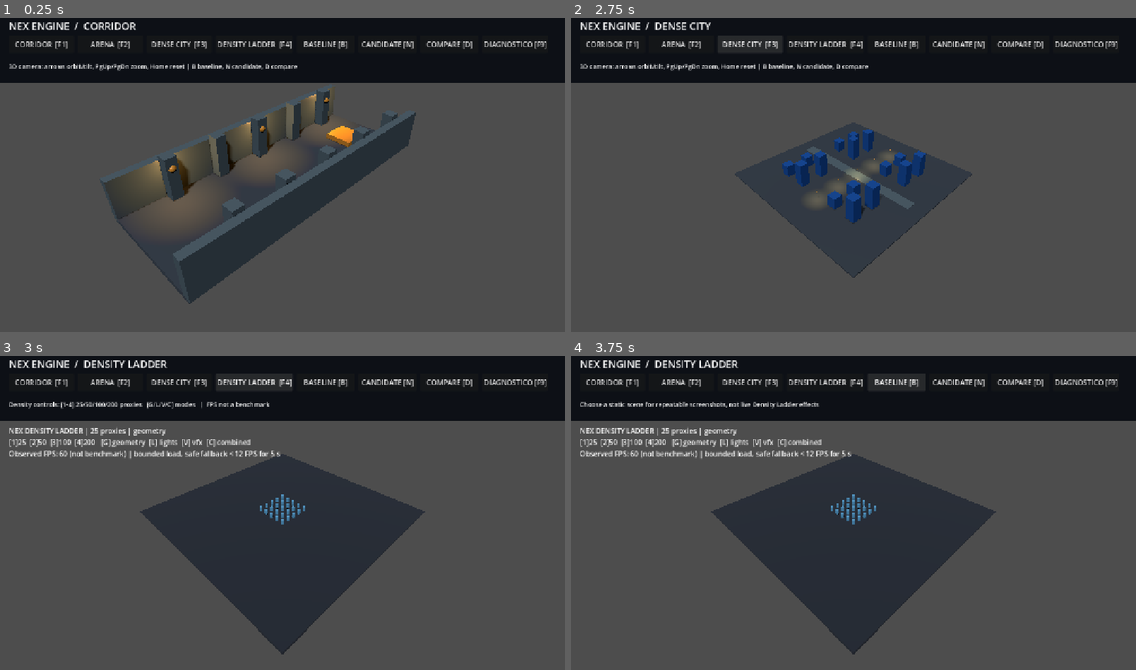
Above: before the commit, frames 1-4 (two rows, left to right).
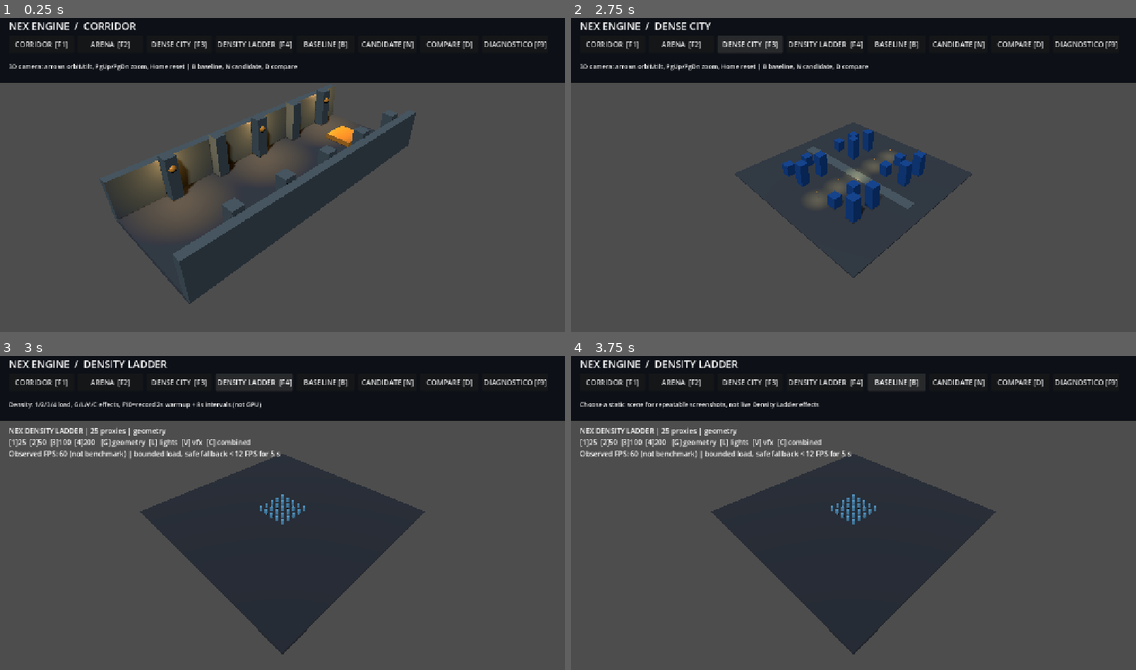
Above: after the commit, the same moments.

Repository: KayzenRoot/nex-engine
Game: Godot game, scene res://main.tscn
The game is run twice, just before and just after one commit, with the same random seed, the same clock (stepped at 60 frames per second) and the same inputs.
Inputs:
- Up to frame 1 (0.25 s): no input
- Up to frame 2 (2.75 s): click "CORRIDOR [F1]" at 0.5 s; click "ARENA [F2]" at 1.25 s; click "DENSE CITY [F3]" at 2 s
- Up to frame 3 (3 s): click "DENSITY LADDER [F4]" at 2.75 s
- Up to frame 4 (3.75 s): click "BASELINE [B]" at 3.5 s

Frames 1-2 are identical in both runs. In frame 3, 0.5% of the frame differs, in the area x 5-48%, y 14-17%; in frame 4, nothing differs.

Commit message:
feat(nex): record bounded F10 density loop-frame observations to JSON (#6)
2s warmup, 8s real process delta samples, p50/p95/p99, renderer/VSync/load context. Cancel on workload changes; synthetic CI verifies math without fabricating hardware reports.

Diff:
--- a/nex_bench/hub.gd
+++ b/nex_bench/hub.gd
@@ -11,6 +11,12 @@
 const DENSITY_SCRIPT := "res://stress/density_ladder.gd"
 const CAPTURE_ROOT := "user://visual_truth"
 const PIXEL_TOLERANCE := 2
+const OBS_DIR := "user://frame_observations"
+const OBS_WARMUP := 2.0
+const OBS_DURATION := 8.0
+const OBS_MIN_FRAMES := 60
+const OBS_MAX_FRAMES := 1500
+const OBS_MODES := ["geometry", "lights", "vfx", "combined"]
 
 @onready var world_root: Node3D = $WorldRoot
 @onready var title_label: Label = $HUD/Title
@@ -24,6 +30,11 @@
 var diagnostics_elapsed := 0.0
 var camera_home_position := Vector3.ZERO
 var camera_home_rotation := Vector3.ZERO
+var observation_active := false
+var observation_elapsed := 0.0
+var observation_frames: Array[float] = []
+var observation_proxies := 0
+var observation_mode := 0
 
 func _ready() -> void:
     DisplayServer.window_set_title("NEX Engine | Visual Lab")
@@ -87,6 +98,7 @@
         _refresh_diagnostics()
 
 func _process(delta: float) -> void:
+    _sample_frame_observation(delta)
     if diagnostics_panel == null or not diagnostics_panel.visible:
         return
     diagnostics_elapsed += delta
@@ -140,6 +152,11 @@
             _activate_mode(3)
         KEY_F9:
             _toggle_diagnostics()
+        KEY_F10:
+            if observation_active:
+                _cancel_frame_observation("Observation cancelled")
+            else:
+                _begin_frame_observation()
         KEY_LEFT:
             _move_reference_camera(-15.0, 0.0, 1.0)
         KEY_RIGHT:
@@ -179,6 +196,8 @@
     if next_world == null:
         _status("BLOCKED: unable to create native module")
         return
+    if observation_active:
+        _cancel_frame_observation("Observation cancelled: scene switched")
     _hide_diff_preview()
     for child in world_root.get_children():
         world_root.remove_child(child)
@@ -194,9 +213,133 @@
         _refresh_diagnostics()
     title_label.text = "NEX ENGINE  /  " + SCENE_LABELS[index]
     if index == 3:
-        _status("Density controls: [1-4] 25/50/100/200 proxies   [G/L/V/C] modes   |  FPS not a benchmark")
+        _status("Density: 1/2/3/4 load, G/L/V/C effects, F10=record 2s warmup + 8s intervals (not GPU)")
     else:
         _status("3D camera: arrows orbit/tilt, PgUp/PgDn zoom, Home reset | B baseline, N candidate, D compare")
+
+# Bounded samples of scene-tree _process(delta), not GPU frame timing.
+func _begin_frame_observation() -> bool:
+    if observation_active or active_mode != 3 or active_world == null:
+        _status("F10 observation available in F4 Density Ladder only")
+        return false
+    var raw_counts: Variant = active_world.get("counts")
+    if not (raw_counts is Array):
+        return false
+    var levels: Array = raw_counts
+    var idx: int = int(active_world.get("count_index"))
+    var mode: int = int(active_world.get("current_mode"))
+    if idx < 0 or idx >= levels.size() or mode < 0 or mode >= OBS_MODES.size():
+        return false
+    observation_proxies = int(levels[idx])
+    observation_mode = mode
+    if observation_proxies < 25 or observation_proxies > 200:
+        return false
+    observation_elapsed = 0.0
+    observation_frames.clear()
+    observation_active = true
+    _status("Recording %d proxies/%s: 2s warmup + 8s observed frames; do not change load" % [
+        observation_proxies, OBS_MODES[mode]
+    ])
+    return true
+
+func _cancel_frame_observation(reason: String) -> void:
+    observation_active = false
+    observation_frames.clear()
+    observation_elapsed = 0.0
+    _status(reason)
+
+func _sample_frame_observation(delta: float) -> void:
+    if not observation_active:
+        return
+    if active_mode != 3 or active_world == null:
+        _cancel_frame_observation("Observation cancelled: scene switched")
+        return
+    var raw_counts: Variant = active_world.get("counts")
+    if not (raw_counts is Array):
+        _cancel_frame_observation("Observation cancelled: missing workload")
+        return
+    var levels: Array = raw_counts
+    var idx: int = int(active_world.get("count_index"))
+    if idx < 0 or idx >= levels.size() or int(levels[idx]) != observation_proxies or int(active_world.get("current_mode")) != observation_mode:
+        _cancel_frame_observation("Observation cancelled: workload changed")
+        return
+    if not is_finite(delta) or delta <= 0.0:
+        return
+    observation_elapsed += delta
+    if observation_elapsed <= OBS_WARMUP:
+        return
+    if delta < 1.0 and observation_frames.size() < OBS_MAX_FRAMES:
+        observation_frames.append(delta * 1000.0)
+    if observation_elapsed >= OBS_WARMUP + OBS_DURATION or observation_frames.size() >= OBS_MAX_FRAMES:
+        _finish_frame_observation()
+
+# Nearest-rank percentile, no invented or interpolated frames.
+func _observed_percentile_ms(samples: Array[float], quantile: float) -> float:
+    if samples.is_empty():
+        return 0.0
+    var sorted: Array[float] = samples.duplicate()
+    sorted.sort()
+    var rank: int = clampi(int(ceil(quantile * float(sorted.size()))) - 1, 0, sorted.size() - 1)
+    return sorted[rank]
+
+func _finish_frame_observation() -> void:
+    observation_active = false
+    var frames: int = observation_frames.size()
+    if frames < OBS_MIN_FRAMES:
+        _status("Observation invalid: only %d samples, no JSON saved" % frames)
+        observation_frames.clear()
+        return
+    var total_ms := 0.0
+    for frame_ms in observation_frames:
+        total_ms += frame_ms
+    var mean_ms: float = total_ms / float(frames)
+    var view: Vector2 = get_viewport().get_visible_rect().size
+    var data := {
+        "schema_version": "nex_frame_observation.v1",
+        "measurement": "OBSERVED_MAIN_LOOP_DELTA_NOT_GPU_TIME",
+        "captured_at_utc": Time.get_datetime_string_from_system(true, true),
+        "godot": str(Engine.get_version_info().get("string", "unknown")),
+        "os": OS.get_name(),
+        "display": DisplayServer.get_name(),
+        "renderer": RenderingServer.get_current_rendering_method(),
+        "driver": RenderingServer.get_current_rendering_driver_name(),
+        "adapter": RenderingServer.get_video_adapter_name(),
+        "viewport_px": [int(view.x), int(view.y)],
+        "max_fps_setting": Engine.max_fps,
+        "vsync_mode": DisplayServer.window_get_vsync_mode(),
+        "proxy_count": observation_proxies,
+        "effect_mode": OBS_MODES[observation_mode],
+        "warmup_seconds": OBS_WARMUP,
+        "requested_seconds": OBS_DURATION,
+        "sample_count": frames,
+        "observed_seconds": total_ms / 1000.0,
+        "mean_interval_ms": mean_ms,
+        "p50_interval_ms": _observed_percentile_ms(observation_frames, 0.50),
+        "p95_interval_ms": _observed_percentile_ms(observation_frames, 0.95),
+        "p99_interval_ms": _observed_percentile_ms(observation_frames, 0.99),
+        "observed_mean_fps": 1000.0 / mean_ms,
+        "limitations": "May be VSync capped; main-loop deltas are NOT GPU time, total VRAM or maximum FPS."
+    }
+    var dir: String = ProjectSettings.globalize_path(OBS_DIR)
+    if DirAccess.make_dir_recursive_absolute(dir) != OK:
+        _status("Observation complete but output folder unavailable")
+        observation_frames.clear()
+        return
+    var file_name: String = "density_%d_%s_%d.json" % [
+        observation_proxies, OBS_MODES[observation_mode], int(Time.get_unix_time_from_system())
+    ]
+    var output: String = dir.path_join(file_name)
+    var stream: FileAccess = FileAccess.open(output, FileAccess.WRITE)
+    if stream == null:
+        _status("Observation complete but JSON could not be written")
+        observation_frames.clear()
+        return
+    stream.store_string(JSON.stringify(data, "  ") + "\n")
+    stream.close()
+    observation_frames.clear()
+    _status("F10 saved %d intervals, p95 %.2f ms (NOT GPU): %s" % [
+        frames, float(data["p95_interval_ms"]), output
+    ])
 
 func _reference_camera() -> Camera3D:
     if active_world == null or active_mode >= SCENE_PATHS.size():
--- a/nex_bench/smoke.gd
+++ b/nex_bench/smoke.gd
@@ -118,6 +118,30 @@
         return
     print("NEX_NATIVE_CAMERA_NAVIGATION_PASS: orbit, zoom, reset, stress guard")
 
+    # Synthetic percentile mathematics only, no fabricated GPU results or files.
+    var synthetic: Array[float] = [10.0, 12.0, 16.0, 20.0, 40.0]
+    if not is_equal_approx(float(window.call("_observed_percentile_ms", synthetic, 0.50)), 16.0):
+        _fail("F10 synthetic p50 incorrect")
+        return
+    if not is_equal_approx(float(window.call("_observed_percentile_ms", synthetic, 0.95)), 40.0):
+        _fail("F10 synthetic p95 incorrect")
+        return
+    window.call("_activate_mode", 0)
+    await process_frame
+    if bool(window.call("_begin_frame_observation")):
+        _fail("F10 must be limited to F4")
+        return
+    window.call("_activate_mode", 3)
+    await process_frame
+    if not bool(window.call("_begin_frame_observation")):
+        _fail("F10 failed to start on F4")
+        return
+    window.call("_cancel_frame_observation", "synthetic CI check: no JSON saved")
+    if bool(window.get("observation_active")):
+        _fail("F10 cancellation left active state")
+        return
+    print("NEX_NATIVE_FRAME_OBSERVATION_PASS: synthetic percentile and safe start/cancel")
+
     # Check native Visual Truth algorithm using memory-only images, no screenshots
     # and no writes to existing user://visual_truth capture files.
     var reference := Image.create(2, 1, false, Image.FORMAT_RGB8)
Not shown, changed: nex_bench/README.md
Not shown, changed: tests/ci/test_integrated_hub.py
